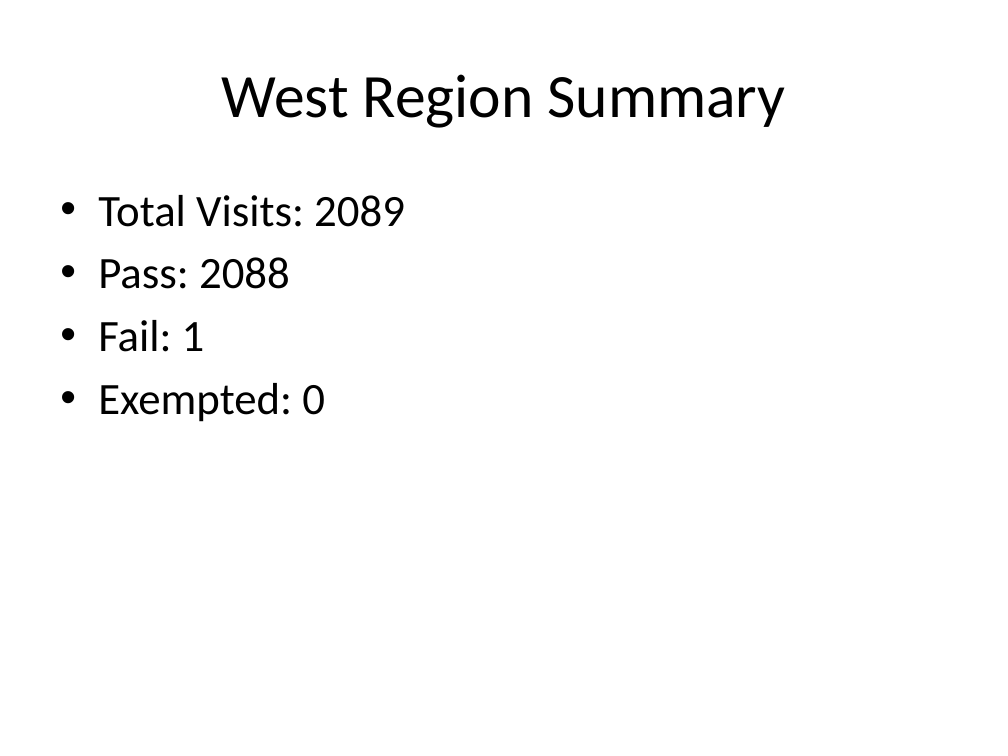
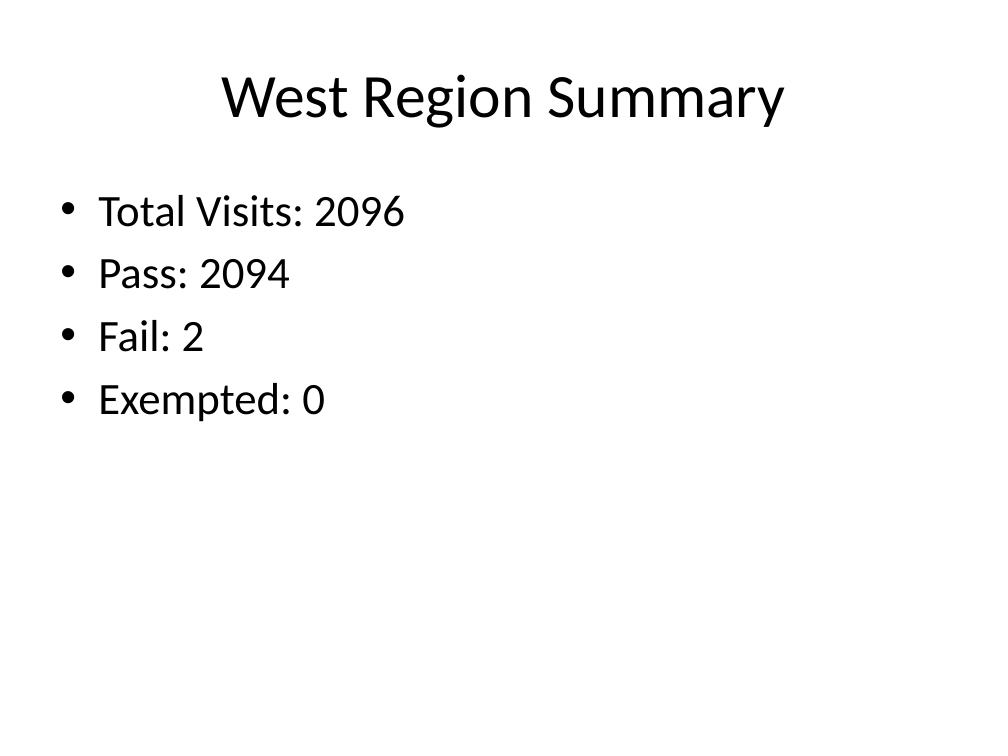
Before and after one commit to masood-bin-arif-nokia/em-audit-dashboard, a slide deck: slide 2 of data/Summary.pptx. Drawn at 1008x756 pixels with LibreOffice and Linux fonts; fonts in the diff are those of the drawing. Boxes give left, top, right and bottom in pixels: in the first picture for what was removed or moved away, otherwise in the second. Text is boxed around its words. In the diff, an @@ line names an element or a change of style, - is before the commit and + after.

```diff
--- a/data/Summary.pptx
+++ b/data/Summary.pptx
@@ text at bbox=[98, 195, 405, 352]: text changed @@
-• Total Visits: 2089
-• Pass: 2088
-• Fail: 1
+• Total Visits: 2096
+• Pass: 2094
+• Fail: 2
```
Also in this commit, not shown: 1 other slide changed, 3 other files.
